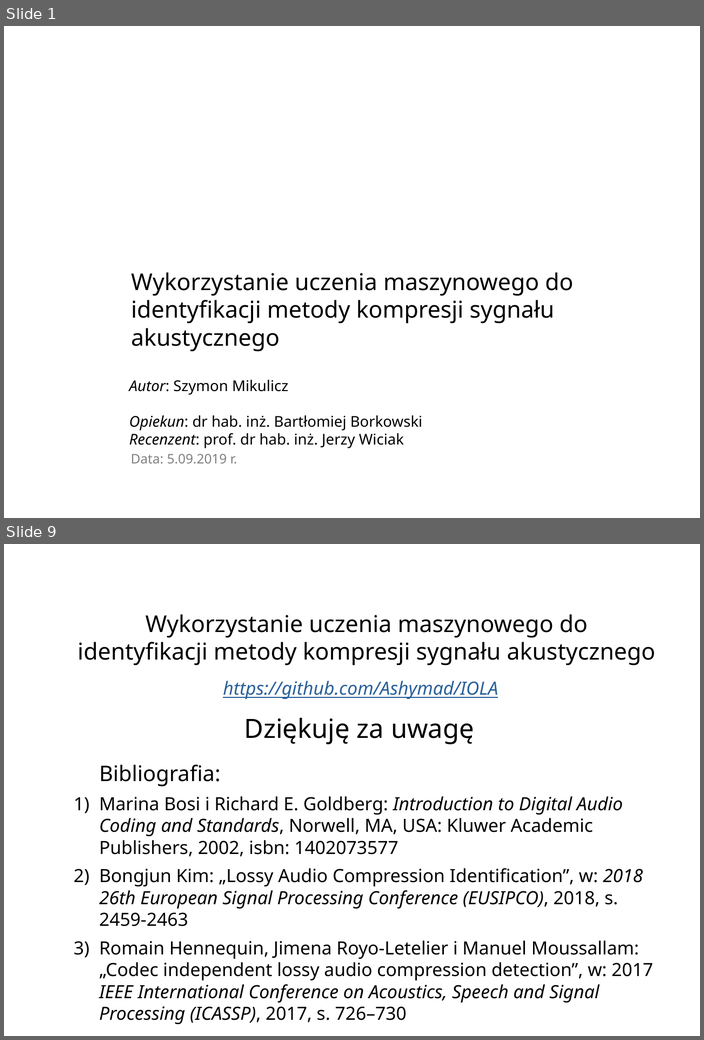
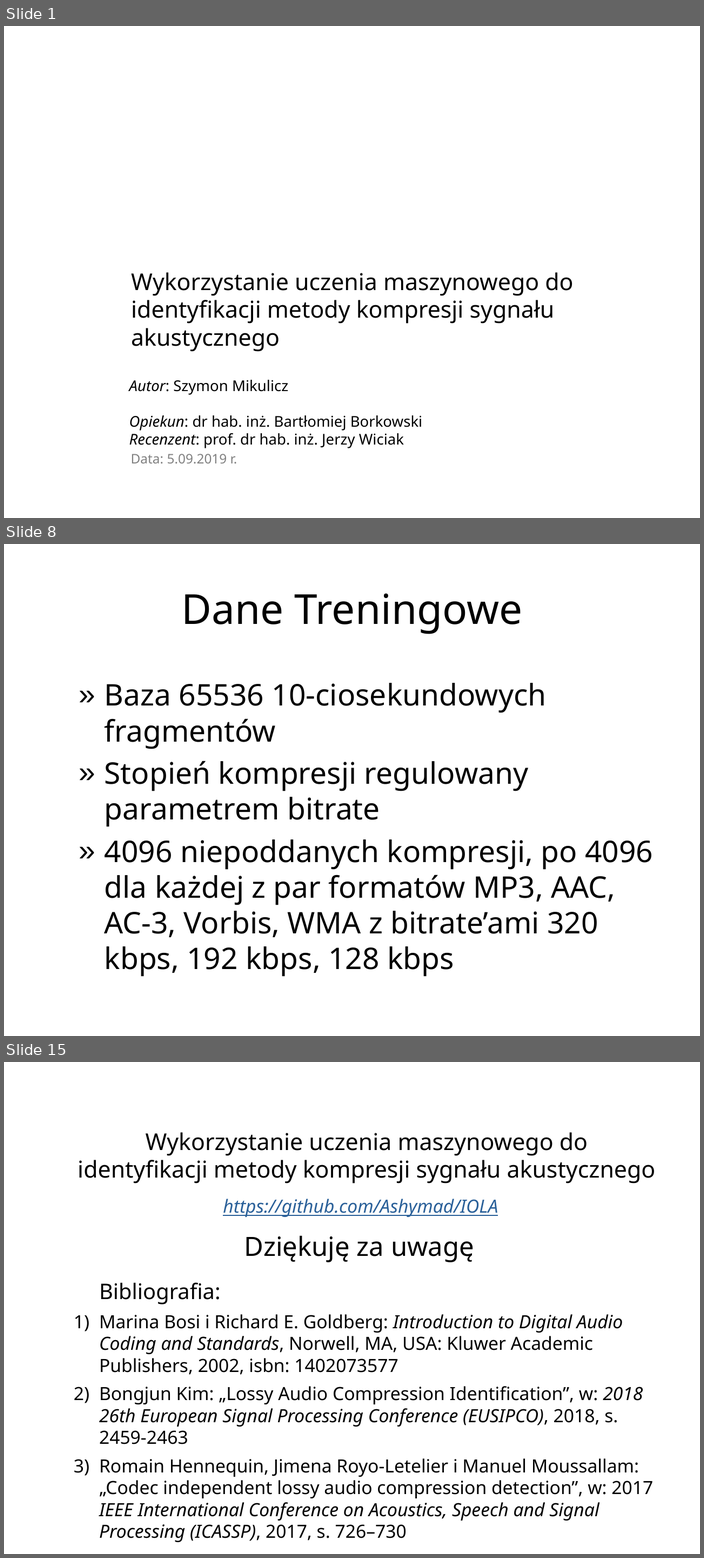
Before and after one commit to Ashymad/IOLA, a slide deck: prez/IOLAv3.odp. Shown one above the other, each under a label of ours: slides 1 and 9 before the commit, slides 1, 8 and 15 after it; the slides between them are not shown. The pictures are 704x1040 and 704x1558 pixels, drawn with LibreOffice and Linux fonts; fonts in the diff are those of the drawing; background and template pictures are left out. Boxes give left, top, right and bottom in pixels: in the first picture for what was removed or moved away, otherwise in the second. Text is boxed around its words. In the diff, an @@ line names an element or a change of style, - is before the commit and + after.

```diff
--- a/prez/IOLAv3.odp
+++ b/prez/IOLAv3.odp
@@ slide 8 added at <box>4,544,700,1036</box>, background picture (left out) @@
@@ title added at <box>182,593,522,634</box>, 50 pt, text #000000 @@
+Dane Treningowe
@@ text added at <box>104,683,653,977</box>, 36 pt, text #000000 @@
+» Baza 65536 10-ciosekundowych fragmentów
+» Stopień kompresji regulowany parametrem bitrate
+» 4096 niepoddanych kompresji, po 4096 dla każdej z par formatów MP3, AAC, AC-3, Vorbis, WMA z bitrate’ami 320 kbps, 192 kbps, 128 kbps
@@ what was slide 9 is now slide 15 @@
```
Also in this commit, not shown: 2 slides changed, 9 other slides added, 4 slides removed, 1 other file.
